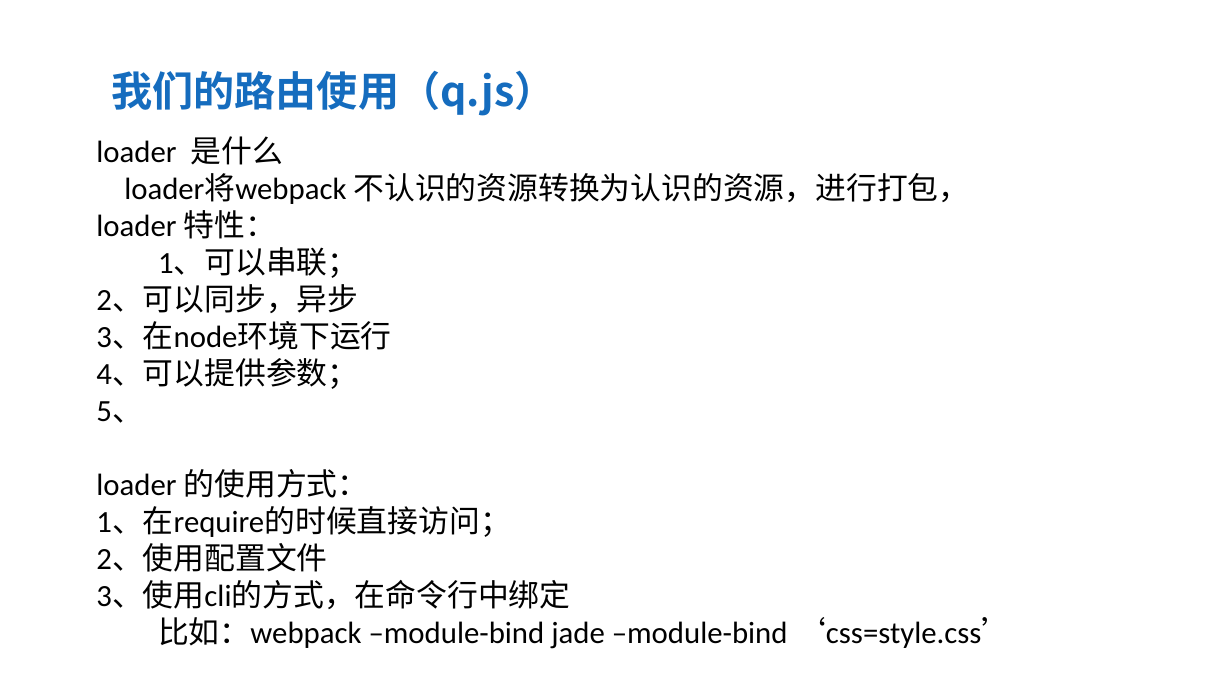
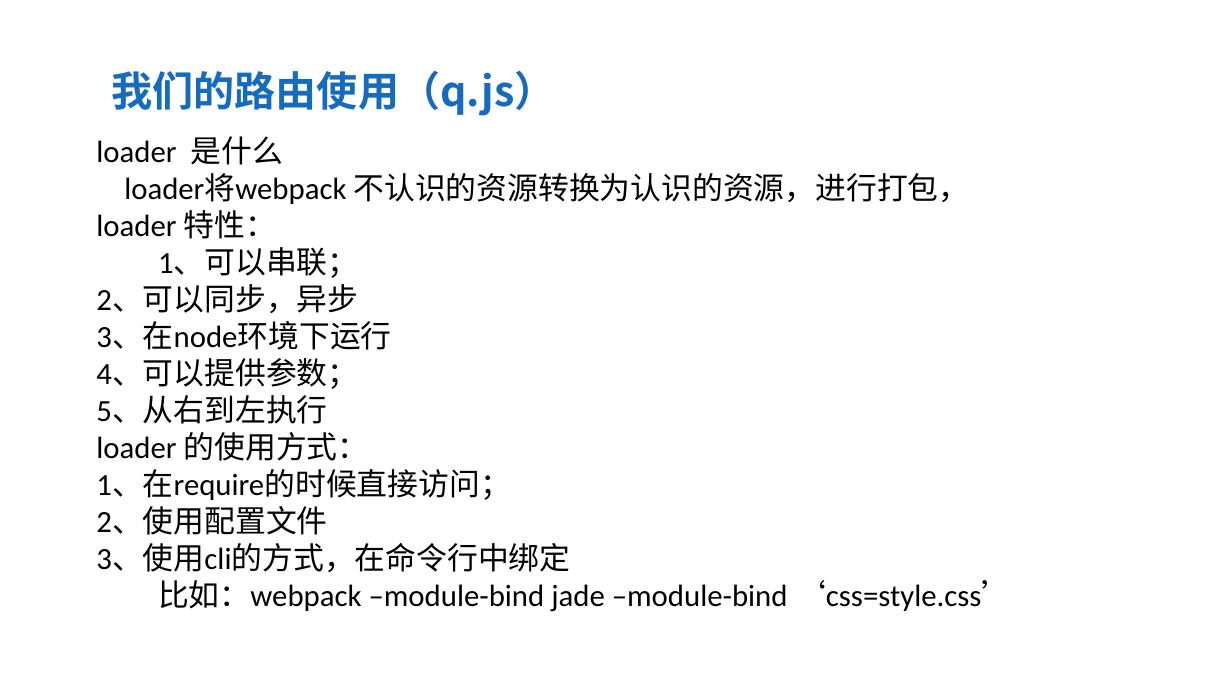
Before and after one commit to aYangLi/webpack-share, a slide deck: slide 11 of 20170609-李晨阳-前端路由机制的实现.pptx. Drawn at 1232x693 pixels with LibreOffice and Linux fonts; fonts in the diff are those of the drawing; background and template pictures are left out. Boxes give left, top, right and bottom in pixels: in the first picture for what was removed or moved away, otherwise in the second. Text is boxed around its words. In the diff, an @@ line names an element or a change of style, - is before the commit and + after.

```diff
--- a/20170609-李晨阳-前端路由机制的实现.pptx
+++ b/20170609-李晨阳-前端路由机制的实现.pptx
@@ text at [96, 395, 327, 424]: text changed @@
-5、
+5、从右到左执行
```
Also in this commit, not shown: 8 other files.
